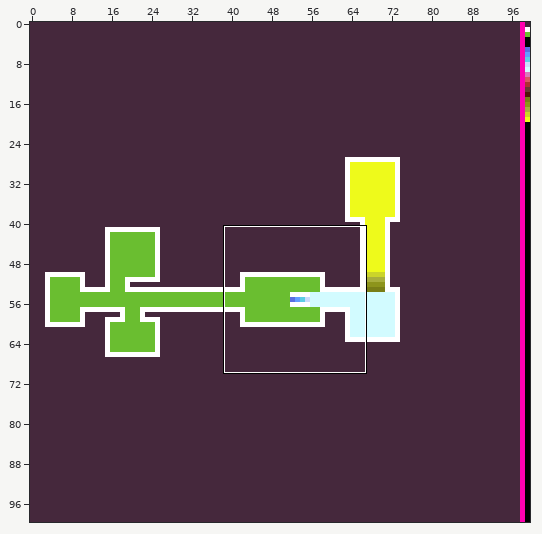
One commit to this sprite sheet: tests/fixtures/bitmaps/dune_temple-elevation-01.png. Above, an overview of the earlier version with the close-up marked.
Close-up. The starting point:
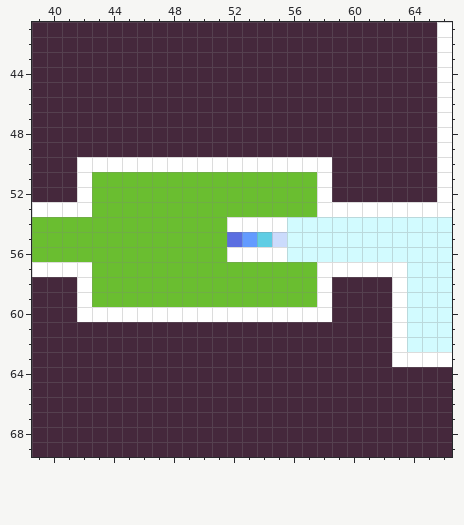
The file is 100x100 pixels. Shown: x 39..66, y 41..69.
Now the later version:
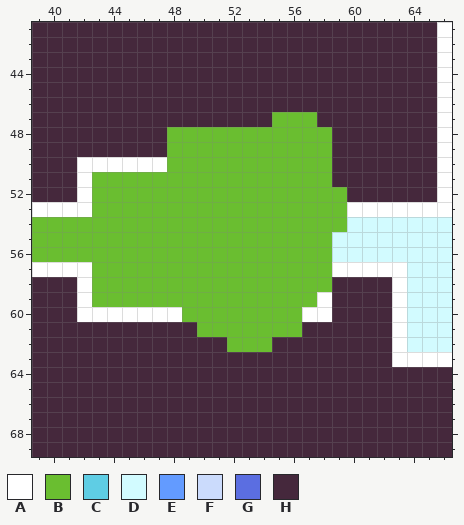
Palette (. is transparent): A #ffffff  B #6abe30  C #5fcde4  D #d2fbff  E #639bff  F #cbdbfc  G #5b6ee1  H #45283c
Difference:
y 47: x 55..57 HHH -> BBB
y 48..49: x 48..58 HHHHHHHHHHH -> BBBBBBBBBBB
y 50: x 48..58 AAAAAAAAAAA -> BBBBBBBBBBB
y 51: x 58 A -> B
y 52: x 58..59 AH -> BB
y 53: x 58..59 AA -> BB
y 54: x 52..59 AAAADDDD -> BBBBBBBB
y 55: x 52..58 GECFDDD -> BBBBBBB
y 56: x 52..58 AAAADDD -> BBBBBBB
y 57..58: x 58 A -> B
y 60: x 49..56 AAAAAAAA -> BBBBBBBB
y 61: x 50..56 HHHHHHH -> BBBBBBB
y 62: x 52..54 HHH -> BBB
Where, in picture pixels (left, top, right, bottom), the same in both close-ups:
changed: (167, 112, 347, 352)
